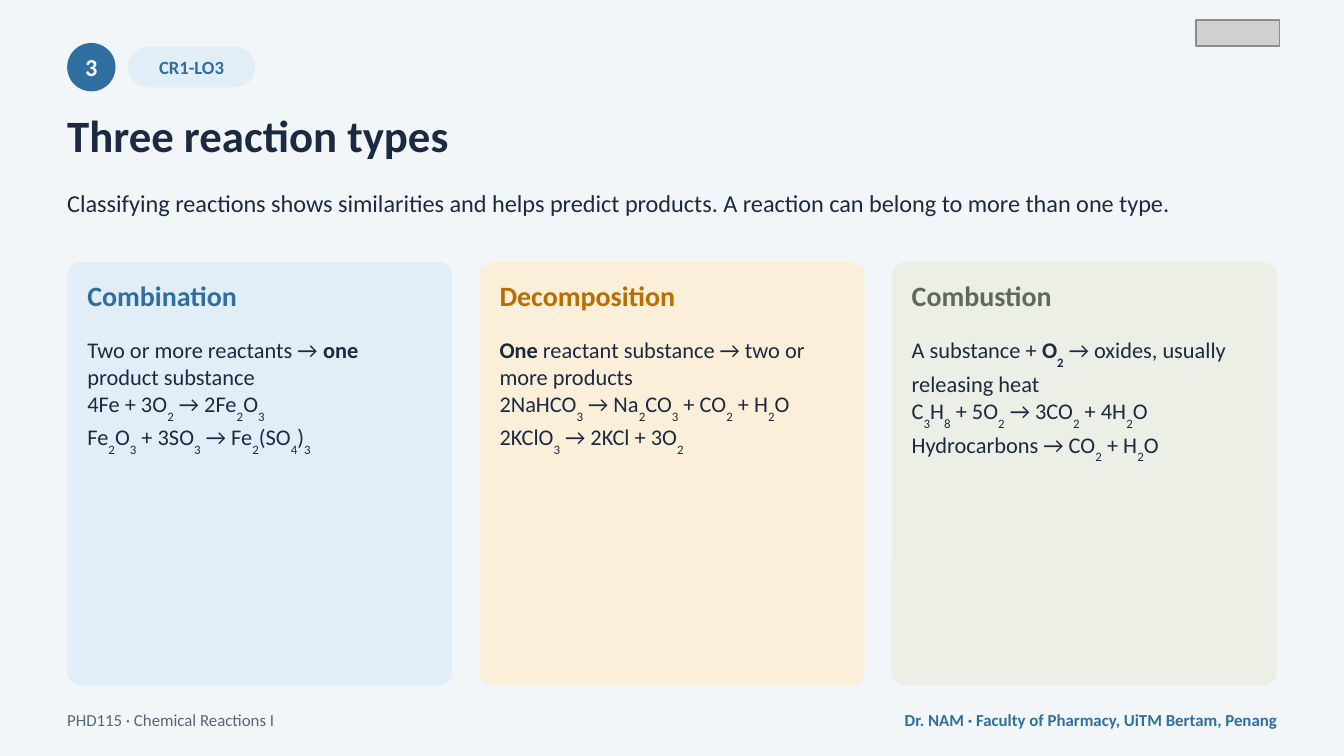
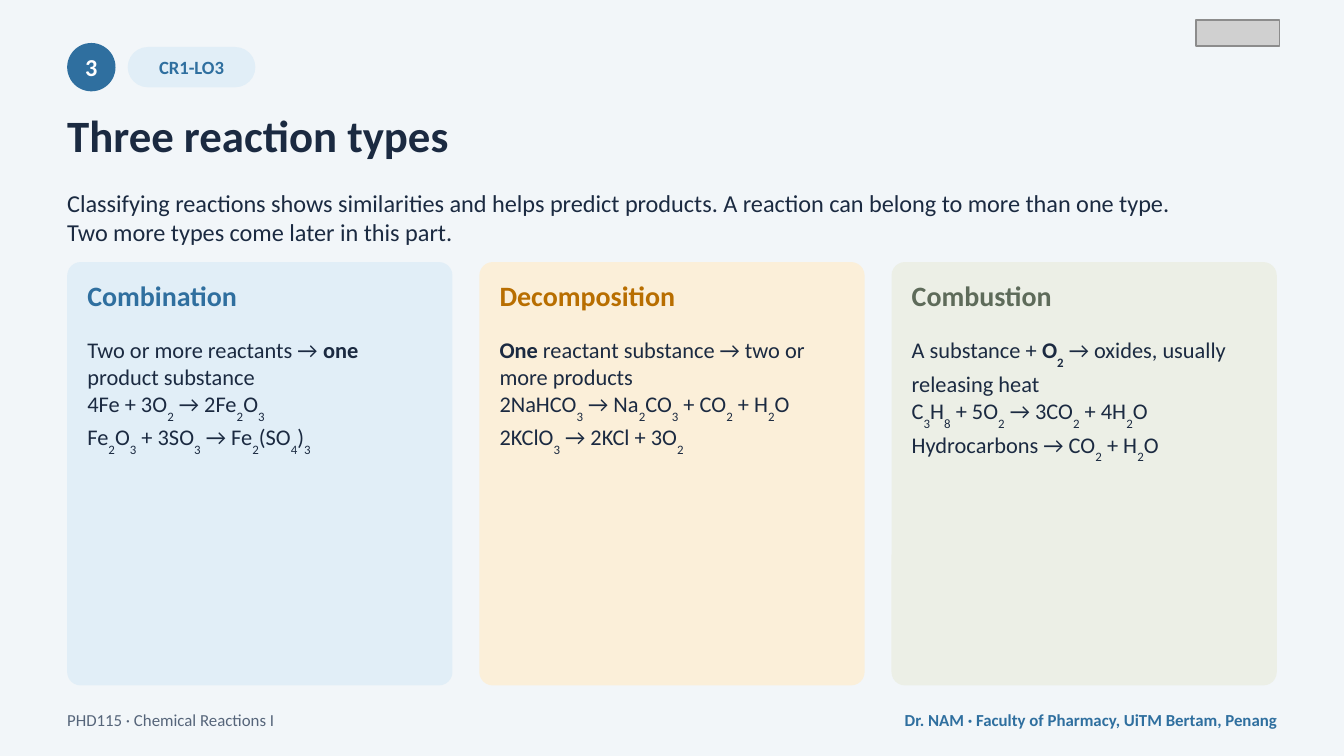
Before and after one commit to DrEnoun/phd115-nam, a slide deck: slide 32 of downloads/PHD115_ChemicalReactions1_Slides.pptx. Drawn at 1344x756 pixels with LibreOffice and Linux fonts; fonts in the diff are those of the drawing; grey boxes stand for pictures. Boxes give left, top, right and bottom in pixels: in the first picture for what was removed or moved away, otherwise in the second. Text is boxed around its words. In the diff, an @@ line names an element or a change of style, - is before the commit and + after.

```diff
--- a/downloads/PHD115_ChemicalReactions1_Slides.pptx
+++ b/downloads/PHD115_ChemicalReactions1_Slides.pptx
@@ text at box(67, 195, 1169, 245): text changed @@
-Classifying reactions shows similarities and helps predict products. A reaction can belong to more than one type.
+Classifying reactions shows similarities and helps predict products. A reaction can belong to more than one type.
+Two more types come later in this part.
```
Also in this commit, not shown: 6 other slides changed, 11 slides added, 9 other files.
